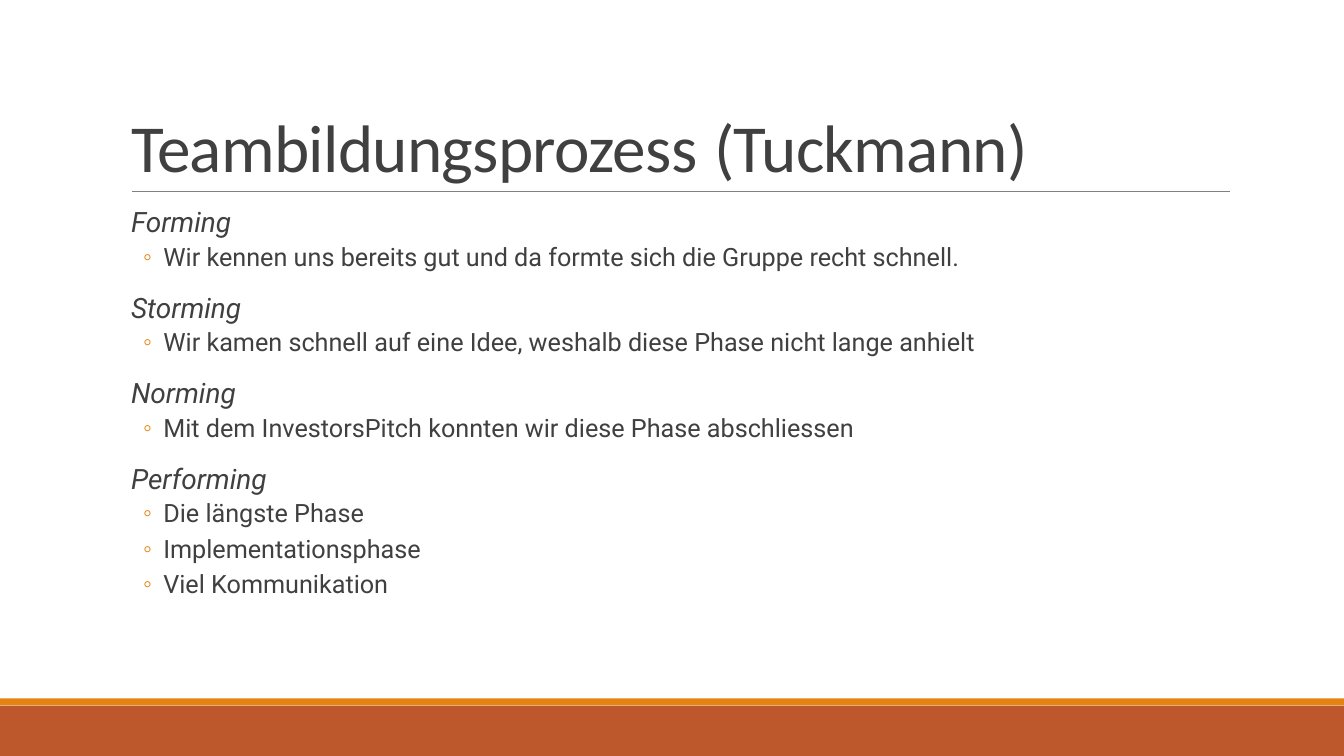
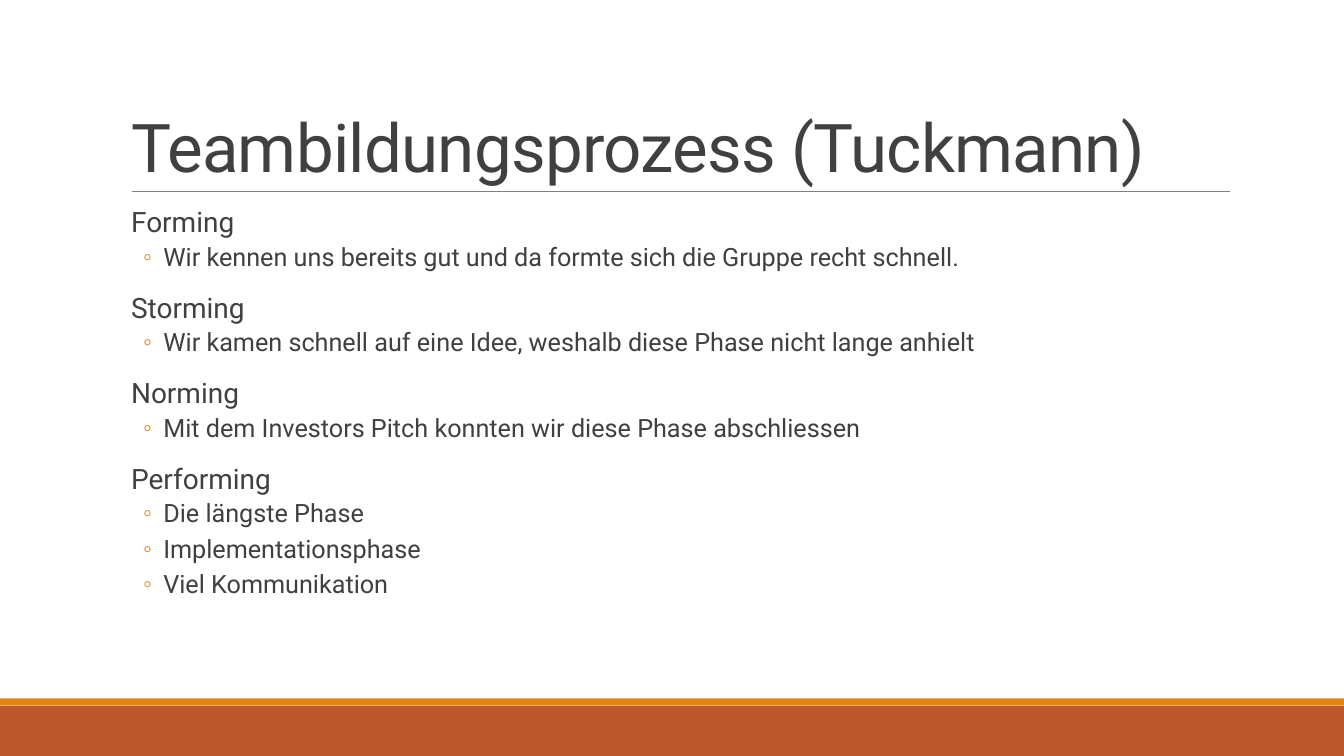
Before and after one commit to fabianbaechli/online_note_tool, a slide deck: slide 9 of Presentation/presentation_online_note_tool.pptx. Drawn at 1344x756 pixels with LibreOffice and Linux fonts; fonts in the diff are those of the drawing. Boxes give left, top, right and bottom in pixels: in the first picture for what was removed or moved away, otherwise in the second. Text is boxed around its words. In the diff, an @@ line names an element or a change of style, - is before the commit and + after.

```diff
--- a/Presentation/presentation_online_note_tool.pptx
+++ b/Presentation/presentation_online_note_tool.pptx
@@ title "Teambildungsprozess (Tuckmann)" at box(131, 118, 1145, 187): font Calibri to Roboto @@
@@ text at box(131, 212, 271, 495): italic off in "Forming", "Storming", "Norming", "Performing" @@
@@ text at box(163, 418, 860, 438): spaces changed @@
-  ◦ Mit dem InvestorsPitch konnten wir diese Phase abschliessen
+  ◦ Mit dem Investors Pitch konnten wir diese Phase abschliessen
```
Also in this commit, not shown: 14 other slides changed, 1 slide added.
